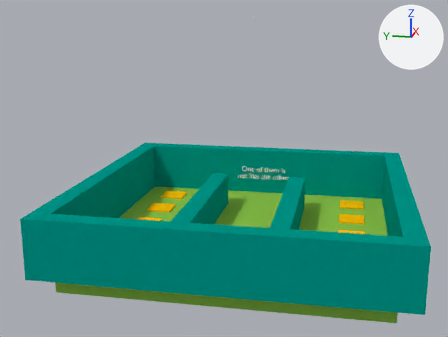
The Blender file obj/level3_Guess/level3_Guess.blend as it was, and as the next commit left it.
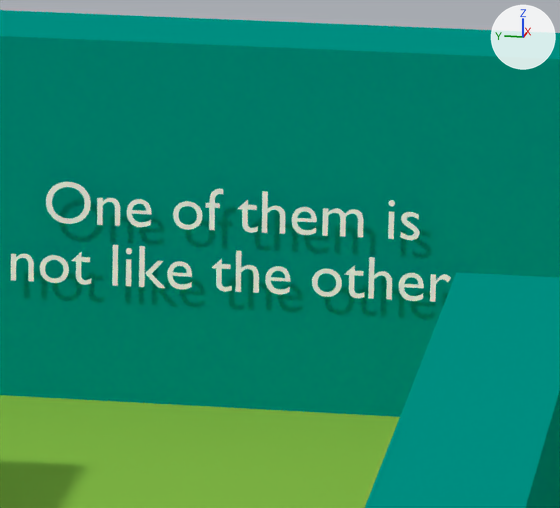
Each version is shown whole from a 50 mm camera at (-33.75, -5.46, 12.02) aimed at (-0.67, 1.16, 3.75), then close up on the part from 53% to 67% of the width and 43% to 61% of the height. Every picture has the same lights, and +X, +Y and +Z are marked at upper right.

Objects in the first close-up: 'Floor.001', 'Floor.003', 'Text', 'Wall.103'.
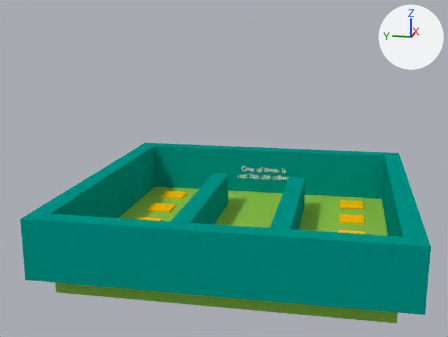
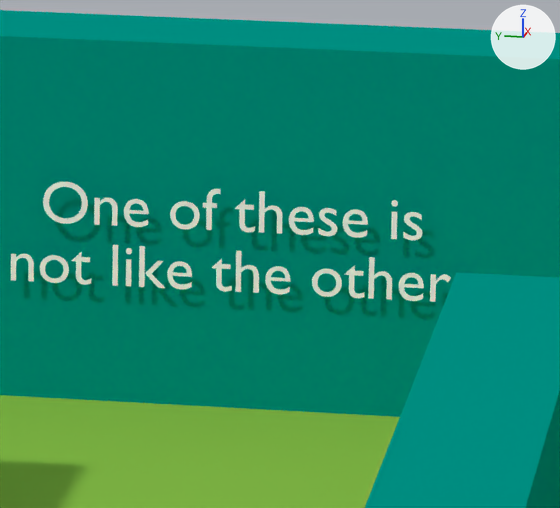
Edits to the bpy script that builds the scene:
```text
Change txt_text:
    txt_text.body: 'One of them is \nnot like the others' -> 'One of these is \nnot like the others'
```

Boxes [x1, y1, x2, y2] around the edits, measured in the close-ups (560 x 508 px):
'Text', text changed
    both: [11, 182, 451, 302]
